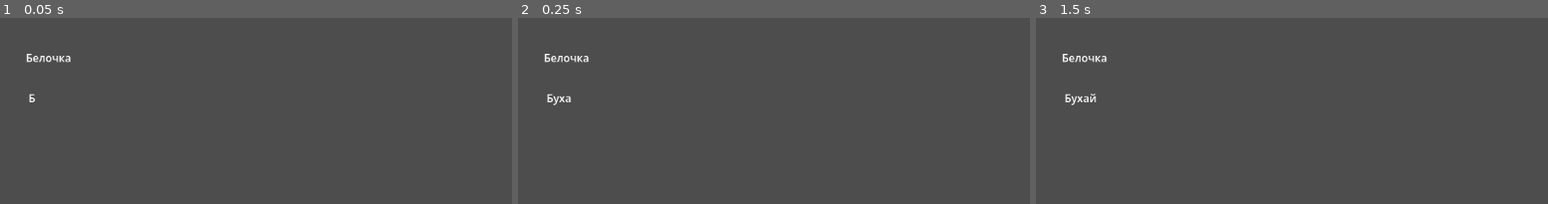
Above: before the commit, frames 1-3 (left to right).
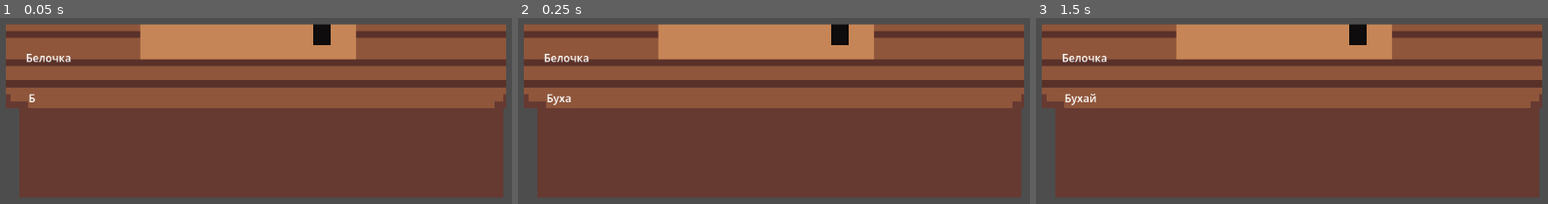
Above: after the commit, the same moments.

Repository: Pel-meshek/drinkUP
Game: Godot game, scene res://scenes/dialogue.tscn
Same seed, same stepped clock (60 frames per second), same inputs: the game is played once before the commit and once after it. This scene is started directly instead of the project's main scene.
Inputs:
- Up to frame 1 (0.05 s): no input
- Up to frame 2 (0.25 s): no input
- Up to frame 3 (1.5 s): hold D (right) 0.53-1.28 s; hold E (interact) 0.53-1.28 s; tap Enter at 1.25 s; hold S (down) from 1.28 s (still down); tap E (interact) at 1.35 s

The runs differ from the first frame. In frame 1, 89% of the frame differs, in the area x 1-99%, y 3-97%; in frame 2, 89%; in frame 3, 89%.

Commit message:
фикс

Diff:
--- a/scenes/dialogue.tscn
+++ b/scenes/dialogue.tscn
@@ -1,7 +1,7 @@
 [gd_scene format=3 uid="uid://dacv2754hedak"]
 
 [ext_resource type="Script" uid="uid://cb5l2p2dey7go" path="res://scenes/dialogue.gd" id="1_3n4vj"]
-[ext_resource type="Texture2D" uid="uid://bc1rcx0ghkyxe" path="res://assets/stol.png" id="1_jwyou"]
+[ext_resource type="Texture2D" uid="uid://bnlko8fls35vq" path="res://assets/table.png" id="1_jwyou"]
 
 [node name="Dialogue" type="CanvasLayer" unique_id=198509155]
 script = ExtResource("1_3n4vj")
